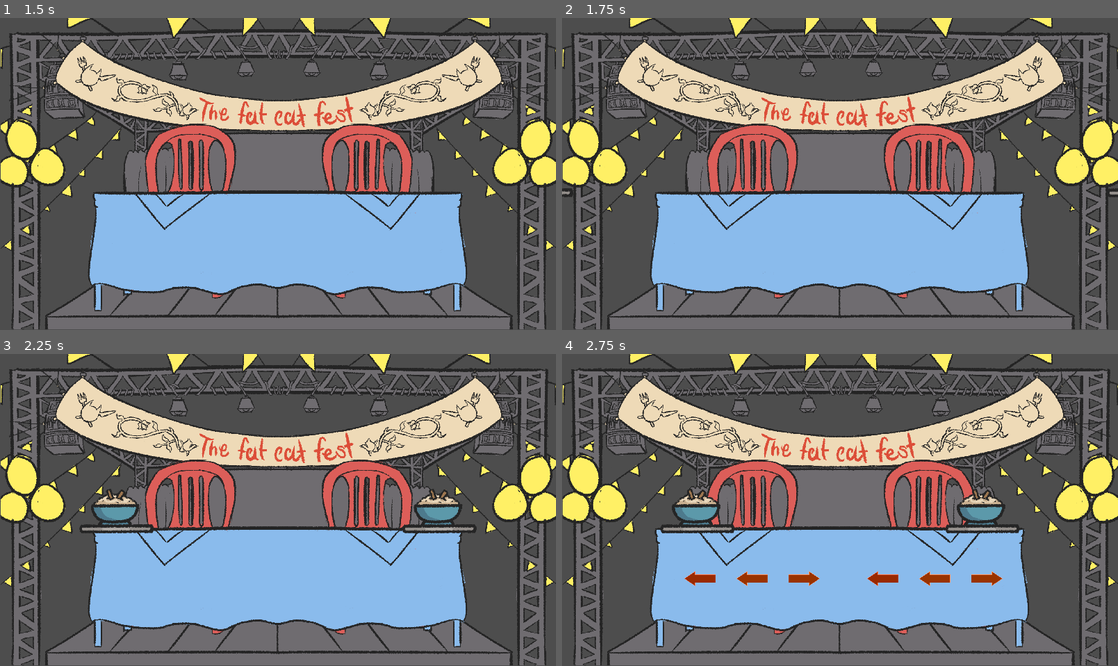
Above: before the commit, frames 1-4 (two rows, left to right).
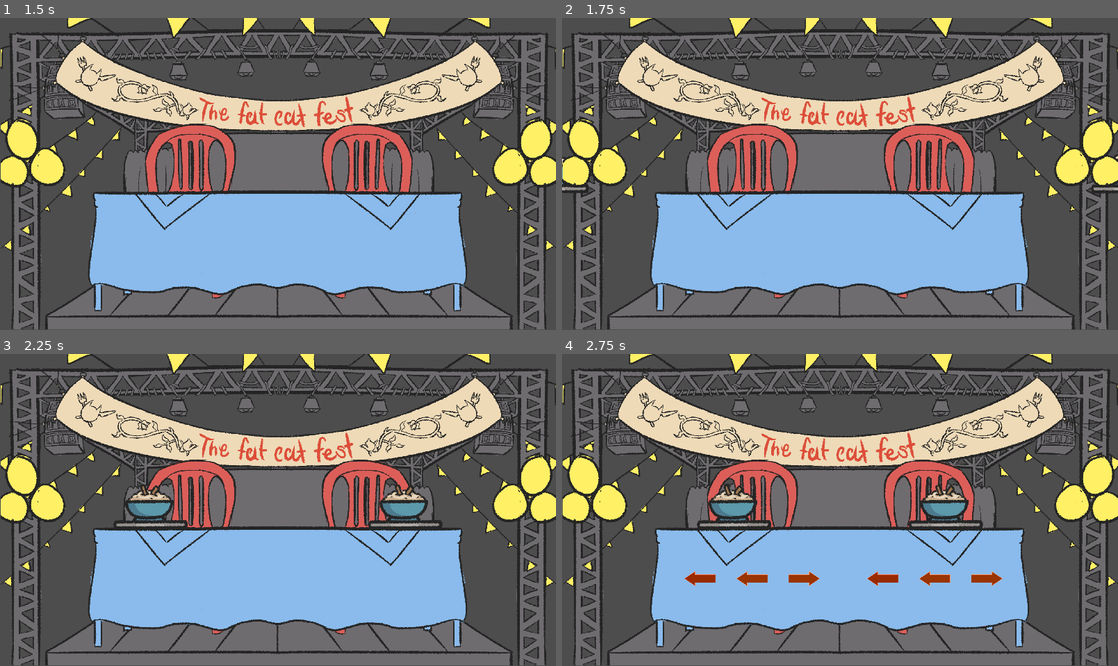
Above: after the commit, the same moments.

Repository: soetgdeznsgk/GGJ24---Fat-Cat-Fest
Game: Godot game, scene res://Escenas/Menus/menu_principal.tscn
The game is run twice, just before and just after one commit, with the same random seed, the same clock (stepped at 60 frames per second) and the same inputs. The engine's default icon, where the game draws it, is replaced by a stand-in: a white triangle on a blue panel in a dark square.
Inputs (mouse positions are in pixels of both pictures, inside the frame that each line leads up to):
- Up to frame 1 (1.5 s): click "Play" at 0.5 s; click "sp" at 1.25 s
- Up to frame 2 (1.75 s): no input
- Up to frame 3 (2.25 s): move the mouse to (400, 494) at 2.02 s; hold Right (DerechaPj1) from 2.03 s (still down); tap S (AbajoPj2) at 2.1 s; click (400, 494) at 2.17 s
- Up to frame 4 (2.75 s): keep holding Right (DerechaPj1)

Frame 1 is identical in both runs. In frame 2, 0.2% of the frame differs, in the area x 0-100%, y 42-58%; in frame 3, 3.5%; in frame 4, 3.5%, in the area x 17-83%, y 41-58%.

Commit message:
modificada posicion comidas

Diff:
--- a/Escenas/Maingame/comidas.tscn
+++ b/Escenas/Maingame/comidas.tscn
@@ -6,7 +6,7 @@
 script = ExtResource("1_kch2t")
 
 [node name="RecetaPlayer1" type="Node2D" parent="."]
-position = Vector2(-1050, 0)
+position = Vector2(-1050, -10)
 
 [node name="RecetaPlayer2" type="Node2D" parent="."]
-position = Vector2(1050, 0)
+position = Vector2(1050, -10)
--- a/Logica/comidas.gd
+++ b/Logica/comidas.gd
@@ -36,7 +36,6 @@
 
 func generarListaRecetas():
 	var rng = RandomNumberGenerator.new()
-	var listaRecetas = []
 	print(recetas1)
 	var receta1
 	var receta2
@@ -87,10 +86,10 @@
 	match numeroJugador:
 		1:
 			recetaAMover=recetaActualJugador1
-			direccionMov=Vector2(700,0)
+			direccionMov=Vector2(790,0)
 		2:
 			recetaAMover=recetaActualJugador2
-			direccionMov=Vector2(-700,0)
+			direccionMov=Vector2(-790,0)
 	#print(recetaActual.moveset)
 	tween.tween_property(recetaAMover,"position",direccionMov,1)
 	tween.tween_callback(enviar_moveset.bind(numeroJugador,recetaAMover.moveset))
